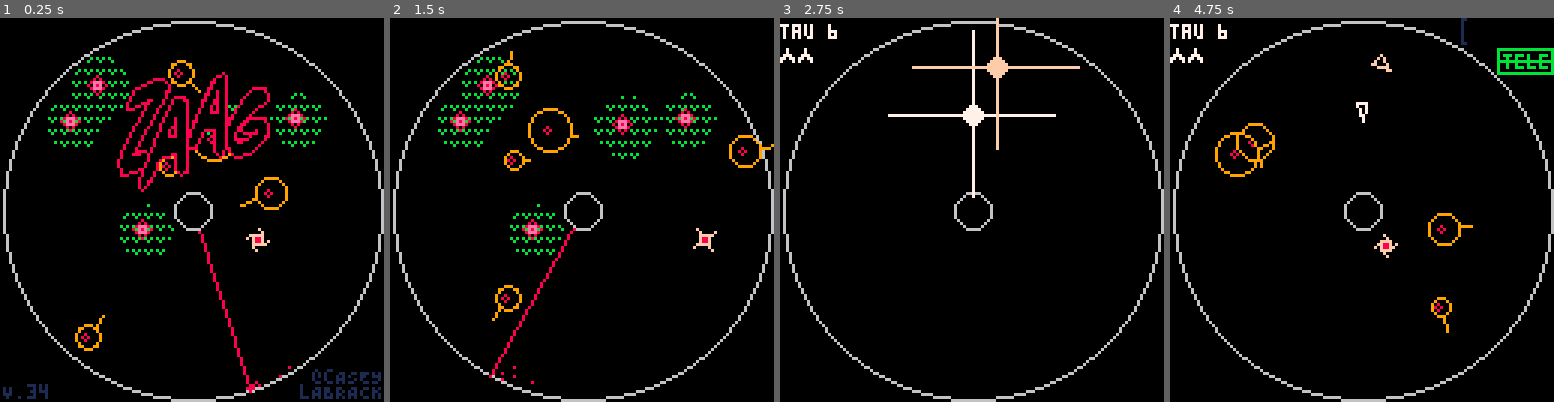
Above: before the commit, frames 1-4 (left to right).
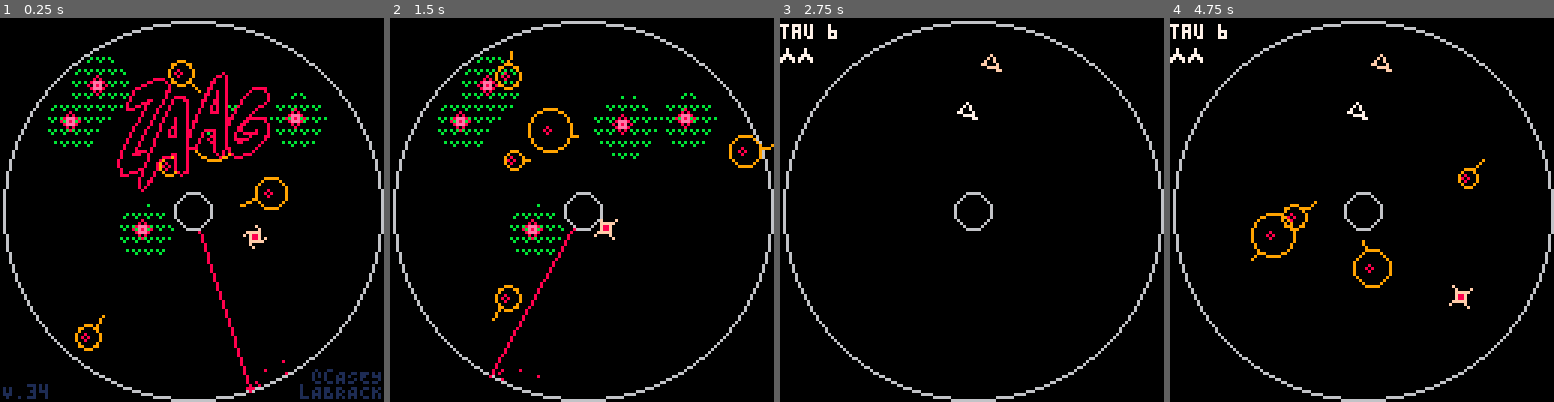
Above: after the commit, the same moments.

Repository: caseylabrack/laser
Game: PICO-8 cartridge zaag.p8
The game is run twice, just before and just after one commit, with the same random seed, the same clock (stepped at 60 frames per second) and the same inputs.
Inputs:
- Up to frame 1 (0.25 s): no input
- Up to frame 2 (1.5 s): tap X (X key) at 0.33, 1.07 s; tap O (Z key) at 0.7 s
- Up to frame 3 (2.75 s): hold Right 1.6-2.1 s; tap O (Z key) at 1.7, 2.1, 2.5 s; tap X (X key) at 1.85 s; hold Up 2.15-2.42 s; hold Right from 2.47 s (still down)
- Up to frame 4 (4.75 s): tap O (Z key) every 0.4 s from 2.9 to 4.5 s; tap X (X key) at 2.97, 4.08 s; release Right at 3.03 s; hold Left 3.08-3.58 s; hold Down 3.63-3.97 s; hold Right 4.02-4.68 s; hold Up from 4.73 s (still down)

The runs differ from the first frame. In frame 1, 0.2% of the frame differs, in the area x 63-76%, y 53-97%; in frame 2, 0.3%; in frame 3, 1.5%; in frame 4, 2.8%, in the area x 11-100%, y 0-83%.

Commit message:
homing bombs working with 2p

Diff:
--- a/zaag.p8
+++ b/zaag.p8
@@ -22,7 +22,6 @@
 ps= {} --players
 lz= {} --lasers
 zs= {} --safe zones
-hs= {} --homing bombs
 as= {} --animations (coroutines)
 a2= {} --animations in draw phase
 fs= {} --flowers
@@ -265,76 +264,13 @@
 	p:update()
 end
 
---for i,p in pairs(ps) do
---
---if p.enabled then
---	p.charge+=1 p.gun=min(p.gun+1,p.gunfull)
---	if btn(➡️,i) then p.a=p.a-p.rt end
---	if btn(⬅️,i) then p.a=p.a+p.rt end
---	if btn(⬇️,i) then
---		if tick-p.fliplast>p.flipready then
---		 p.a+=.5
---		 p.fliplast=tick
---	 end
---	end
---	if btn(thrust_btn,i) then
---		p.dx+=cos(p.a)*p.t
---		p.dy+=sin(p.a)*p.t
---		if not p.thrusting then
---			p.thrusting=true
---			sfx(2)
---		end
---	else
---		sfx(2,-2)
---		p.thrusting=false
---	end
---	if btn(⬆️,i) then
---	 if p.charge>p.fullcharge then
---			local x1,y1=p.x,p.y
---			p.x+=cos(p.a)*p.hop
---			p.y+=sin(p.a)*p.hop
---			p.thrusting=false
---			blink=cocreate(blink_anim)
---			coresume(blink,x1,y1,p.x,p.y)
---			p.charge=0
---			sleep=8
---			sfx(22)
---		else
---			if tick-p.hopfailtick>2 then
---				p.hopfail=true
---				sfx(12)
---				p.hopfailtick=tick
---			end
---		end
---	end
---	if btn(fire_btn,i) and not b.enabled then
---		if p.gun==p.gunfull then
---			b.enabled=true
---			b.x=p.x b.y=p.y b.a=p.a
---			b.dx=cos(b.a)*b.speed b.dy=sin(b.a)*b.speed
---			sfx(20)
-----		sfx(25)
---		else
---			if tick-p.gunfailtick>2 then
---				p.gunfail=true
---				sfx(12)
---				p.gunfailtick=tick
---			end
---		end
---	end
---end
---p.x+=p.dx
---p.y+=p.dy
---p.dx*=p.friction
---p.dy*=p.friction
---
---end
-
 --flowers
 for f in all(fs) do
 	f.tick+=1
 	for l in all(f) do --each leaf
---		if p.enabled and touching(p,l) then died(l) end
+	for p in all(ps) do
+		if p.enabled and touching(p,l) then died(p,l) end
+	end
 		l.growcount+=1
 		if l.growcount>f.growgoal and l.r<12 then --grow
 			if not touching(l,inner) then
@@ -346,11 +282,11 @@
 	if f.tick%150==0 and #f<f.max then --bud
 		local couldbuds=filter(function(x) return x.r>=12 end, f)
 		if #couldbuds>0 then
-			local k={}
-			local ang=0
-			local colliding=true
-			local i=0
-			local l={}
+			local k,ang,colliding,i,l={},0,true,0,{}
+--			local ang=0
+--			local colliding=true
+--			local i=0
+--			local l={}
 			while colliding and i<100 do
 				i+=1
 				l=rnd(couldbuds)
@@ -386,8 +322,7 @@
 -- laser move
 for l in all(lz) do
 	l.a-= l.speed
-	l.x = 64+cos(l.a)*63
-	l.y = 64+sin(l.a)*63
+	l.x,l.y=64+cos(l.a)*63,64+sin(l.a)*63
 
 	if #zs>0 and zs[1].state~="moving" then
 		local s=zs[1] --safezone
@@ -436,10 +371,10 @@
 	elseif z.state=="shrinking" then
 		z.t-=.25
 		if z.t<2 then
-			z.state="moving"
-			z.start=z.a
-			z.dist=rnd(1)
-			z.mstart=tick
+			z.state,z.start,z.dist,z.mstart="moving",z.a,rnd(),tick
+--			z.start=z.a
+--			z.dist=rnd(1)
+--			z.mstart=tick
 		end
 	elseif z.state=="moving" then
 		local pct=min(1,(tick-z.mstart)/z.mdur)
@@ -448,38 +383,19 @@
 			z.a=z.start+z.dist*pct
 			z.x,z.y=64+cos(z.a)*63,64+sin(z.a)*63
 		else
-			z.t=32
-			z.state="idle"
+			z.t,z.state=32,"idle"
+--			z.state="idle"
 		end
 	end
 end
 
 --homing bomb move
-for h in all(hs) do
-	if h.enabled then
-		local a=1
---		local a=atan2(p.x-h.x+rnd(4)-2,p.y-h.y+rnd(4)-2)
-		h.dx+=cos(a)*h.t	 h.dy+=sin(a)*h.t
-		h.frametick+=1
-	else
-		h.timer-=1
-		if h.timer<0 then h.enabled=true end
---		sfx(3)
-	end
-	h.dx*=.97 h.dy*=.97
-	h.x+=h.dx	h.y+=h.dy
-	local a2=atan2(h.x-64,h.y-64)
-	if dist(h.x,h.y,64,64)<8 then
-		h.x=inner.x+cos(a2)*8
-		h.y=inner.y+sin(a2)*8
-	end
-	if dist(h.x,h.y,64,64)>63 then
-		h.x=64+cos(a2)*63
-		h.y=64+sin(a2)*63
-	end
-end
+h:update()
 
 for p in all(ps) do
+
+	if not p.playing then break end
+
 	local ang=atan2(p.x-64,p.y-64)
 
 -- player vs outside wall
@@ -499,8 +415,8 @@
 		end
 
 		--player vs. homing bombs
-		for h in all(hs) do
-			if (touching(p,h)) died(p,h)
+		if touching(p,h) then
+			died(p,h)
 		end
 
 		--player vs. boss
@@ -557,11 +473,9 @@
 	b:doparticles()
 
 	if b.enabled then
-		local x1=b.x
-		local y1=b.y
+		local x1,y1=b.x,b.y
 		for i=1,5 do
-			b.x=x1+b.dx*i/5
-			b.y=y1+b.dy*i/5
+			b.x,b.y=x1+b.dx*i/5,y1+b.dy*i/5
 			add(b.parts,
 			{x=b.x,y=b.y,t=rnd(3)})
 			for f in all(fs) do --flowers
@@ -601,16 +515,13 @@
 					goto donebullet
 				end
 			end
-			for h in all(hs) do --homing
-				if touching(h,b) then
-					b.enabled=false sfx(20,-2)
-					b:splash()
-	--				sfx(21)
-					h.enabled=false
-					h.timer=dmg[difficulty].bomb
-					h.dx+=b.dx/4	h.dy+=b.dy/4
-					goto donebullet
-				end
+			if touching(h,b) then
+				b.enabled=false sfx(20,-2)
+				b:splash()
+				h.stunned=true
+				h.timer=dmg[difficulty].bomb
+				h.dx+=b.dx/4	h.dy+=b.dy/4
+				goto donebullet
 			end
 			if boss.enabled and touching(boss,b) then
 				boss.hp-=dmg[difficulty].boss
@@ -622,8 +533,6 @@
 			if touching(inner,b) or distt(inner,b)>63 then
 				b.enabled=false sfx(20,-2)
 				b:splash()
-	--			sfx(25)
-	--			sfx(21)
 				goto donebullet
 			end
 		end
@@ -802,13 +711,7 @@
 end
 
 --homing bombs
-for h in all(hs) do
-	if h.enabled then
-	spr((flr(h.frametick%8)/2)+16,h.x-4,h.y-4)
-	else
-	spr(23,h.x-4,h.y-4)
-	end
-end
+h:render()
 
 --player
 for p in all(ps) do
@@ -998,19 +901,12 @@
 
 function spawn()
 	state="setup"
-	i=10 c=15
-	sfx(18)--player spawn noise
+	i,c=10,22
 	for p in all(ps) do
 		p:spawn()
 	end
 
-	--player entering animation
---	local enteranim=cocreate(penter)
---	coresume(enteranim,ps[1].x,ps[1].y,c)
---	add(a2,enteranim)
 	while c>0 do c-=1 yield() end
---	ps[1].enabled=true
-	for p in all(ps) do p.enabled=true end
 	inner.enabled=true
 	--spawn each unit type in random order
 	for unit,num in pairs(lvls[lvl]) do
@@ -1047,12 +943,13 @@
 				if #lz==num then break end
 			end
 			if unit=="bomb" then
-				local a=aim_away(.25,.6)
-				local d=rnd(64-24)+12
-				add(hs,{x=64+cos(a)*d,y=64+sin(a)*d,
-								r=3,dx=0,dy=0,t=.05,
-								enabled=true,timer=0,
-								frametick=0})
+				h:spawn()
+--				local a,d=aim_away(.25,.6),rnd(64-24)+12
+--				h.x,h.y,h.enabled,h.timer,h.frametick,h.stunned=64+cos(a)*d,64+sin(a)*d,true,0,0,false
+--				add(hs,{x=64+cos(a)*d,y=64+sin(a)*d,
+--								r=3,dx=0,dy=0,t=.05,
+--								enabled=true,timer=0,
+--								frametick=0})
 				sfx(9)
 				break
 			end
@@ -1293,7 +1190,7 @@
 end
 
 function clearlevel()
-		lz={}	zs={} hs={} rs={} fs={}
+		lz={}	zs={} h.enabled=false rs={} fs={}
 		for b in all(bs) do
 			b.enabled=false b.parts={}
 		end
@@ -1414,7 +1311,57 @@
 end
 
 -->8
---palletes and misc animations
+--misc
+
+--homing bomb
+h=setmetatable({
+			r=3,dx=0,dy=0,t=.05,
+			enabled=false,timer=0,
+			frametick=0,
+			spawn=function(_ENV)
+				local a,d=aim_away(.25,.6),rnd(64-24)+12
+				x,y,dx,dy,enabled,
+				timer,frametick,stunnned=
+				64+cos(a)*d,64+sin(a)*d,0,0,
+				true,0,0,false
+			end,
+
+			update=function(_ENV)
+				if enabled then
+					if stunned then
+						timer-=1
+						if timer<0 then stunned=false end
+					else
+						local target=closestplayer(h)
+						local a=atan2(target.x-x+rnd(4)-2,target.y-y+rnd(4)-2)
+						dx+=cos(a)*t dy+=sin(a)*t
+						frametick+=1
+					end
+					dx*=.97 dy*=.97
+					x+=dx	y+=dy
+					local a2=atan2(x-64,y-64)
+					if dist(x,y,64,64)<8 then
+						x,y=64+cos(a2)*8,64+sin(a2)*8
+					end
+					if dist(x,y,64,64)>63 then
+						x,y=64+cos(a2)*63,64+sin(a2)*63
+					end
+				end
+			end,
+
+			render=function(_ENV)
+				if enabled then
+					if stunned then
+						spr(23,x-4,y-4)
+					else
+						spr((flr(frametick%8)/2)+16,x-4,y-4)
+					end
+				end
+			end,
+		},{__index=_ENV})
+
+
+--palettes
 dp={ --default
 [0]=0,1,2,3,
 4,5,6,7,
@@ -1554,6 +1501,10 @@
 					end
 				end
 
+				if spawnticks==8 and id==0 then
+						sfx(18)--player spawn noise
+				end
+
 				if spawnticks>0 then
 					spawnticks-=1
 					color(pcolor)
@@ -1596,6 +1547,7 @@
 				y=id==0 and 32 or 16
 				x=id==0 and 64 or 72
 				spawnticks=16
+				enabled=true
 			end,
 
 			death=function(_ENV,cause)
@@ -1665,14 +1617,12 @@
 	end
 end
 
+--always returns either p1 or p2
 function closestplayer(t)
-	if not ps[2].playing or (ps[2].playing and not ps[2].enabled) then
-		return ps[1]
-	else
-		local dist1=distt(t,ps[1])
-		local dist2=distt(t,ps[2])
-		return dist1<dist2 and ps[1] or ps[2]
-	end
+	if not ps[2].playing then return ps[1] end
+	if not ps[2].enabled then return ps[1] end
+	if not ps[1].enabled then return ps[2] end
+	return distt(t,ps[1])<distt(t,ps[2]) and ps[1] or ps[2]
 end
 -->8
 --title screen
@@ -1682,12 +1632,13 @@
 	local a=rnd()
 	add(lz,{a=a,x=64+cos(a)*63,y=64+sin(a)*63,speed=.005,parts={index=0}})
 --	add(lz,{a=.5,x=64+cos(a)*63,y=64+sin(a)*63,speed=.0025,parts={index=0}})
-	local a=aim_away(.25,.6)
-	local d=rnd(64-24)+12
-	add(hs,{x=64+cos(a)*d,y=64+sin(a)*d,
-					r=3,dx=0,dy=0,t=.05,
-					enabled=true,timer=0,
-					frametick=0})
+--	local a=aim_away(.25,.6)
+--	local d=rnd(64-24)+12
+	h:spawn()
+--	add(hs,{x=64+cos(a)*d,y=64+sin(a)*d,
+--					r=3,dx=0,dy=0,t=.05,
+--					enabled=true,timer=0,
+--					frametick=0})
 	for i=1,5 do
 		local f={}
 		f.tick=flr(rnd(100))
